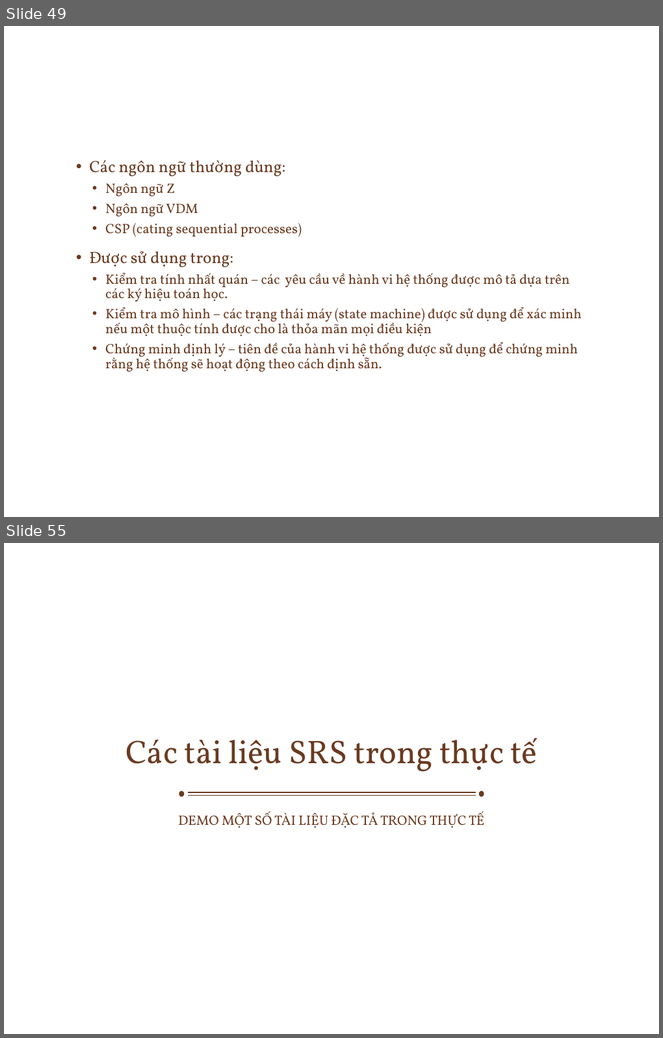
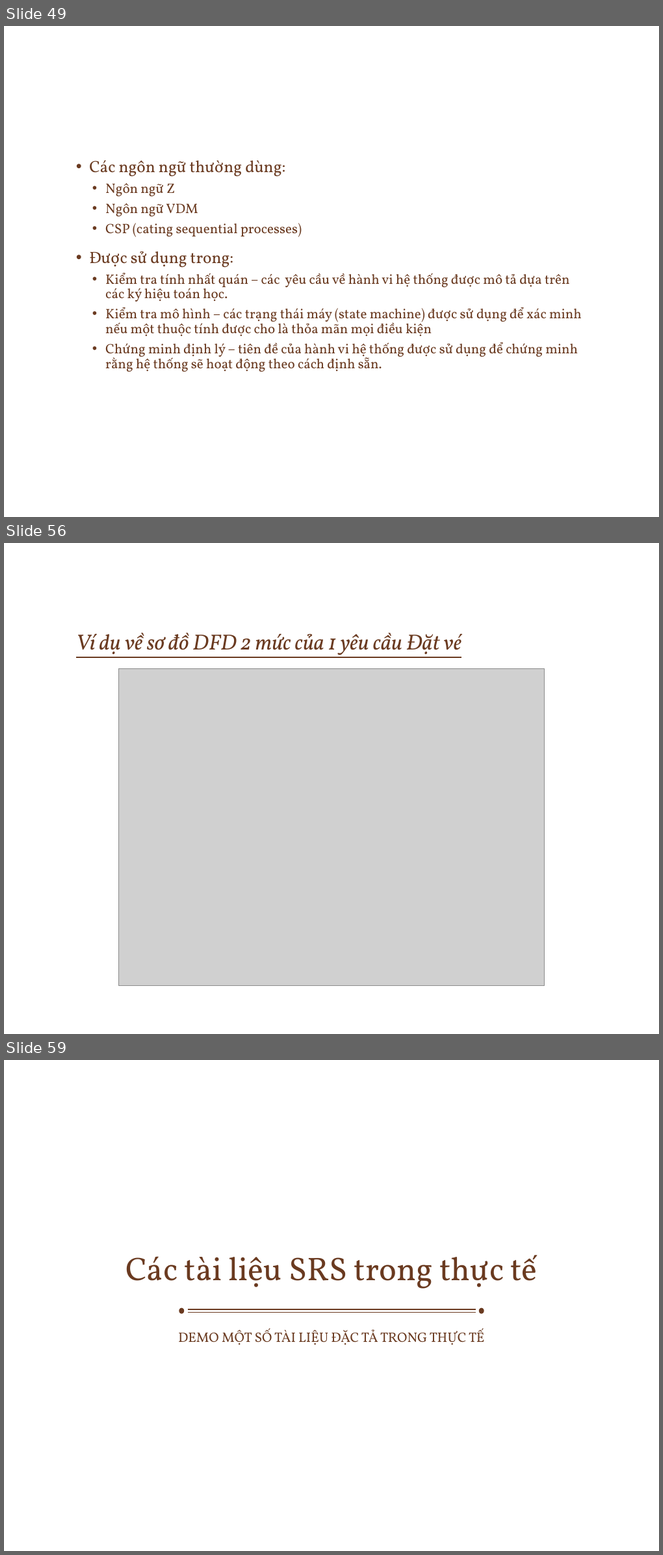
Before and after one commit to ChrisJamison/seminar_cnpm, a slide deck: Seminar/Software Requirement.pptx. Shown one above the other, each under a label of ours: slides 49 and 55 before the commit, slides 49, 56 and 59 after it; the slides between them are not shown. The pictures are 663x1038 and 663x1555 pixels, drawn with LibreOffice and Linux fonts; fonts in the diff are those of the drawing; grey boxes stand for pictures; background and template pictures are left out. Boxes give left, top, right and bottom in pixels: in the first picture for what was removed or moved away, otherwise in the second. Text is boxed around its words. In the diff, an @@ line names an element or a change of style, - is before the commit and + after.

```diff
--- a/Seminar/Software Requirement.pptx
+++ b/Seminar/Software Requirement.pptx
@@ slide 56 added at (x1=4, y1=543, x2=659, y2=1034), background picture (left out) @@
@@ title added at (x1=76, y1=633, x2=462, y2=658), 24 pt, text #6A3A20, italic, underline @@
+Ví dụ về sơ đồ DFD 2 mức của 1 yêu cầu Đặt vé
@@ picture added at (x1=118, y1=669, x2=545, y2=986) @@
@@ what was slide 55 is now slide 59 @@
```
Also in this commit, not shown: 10 slides changed, 4 other slides added, 1 slide removed.
